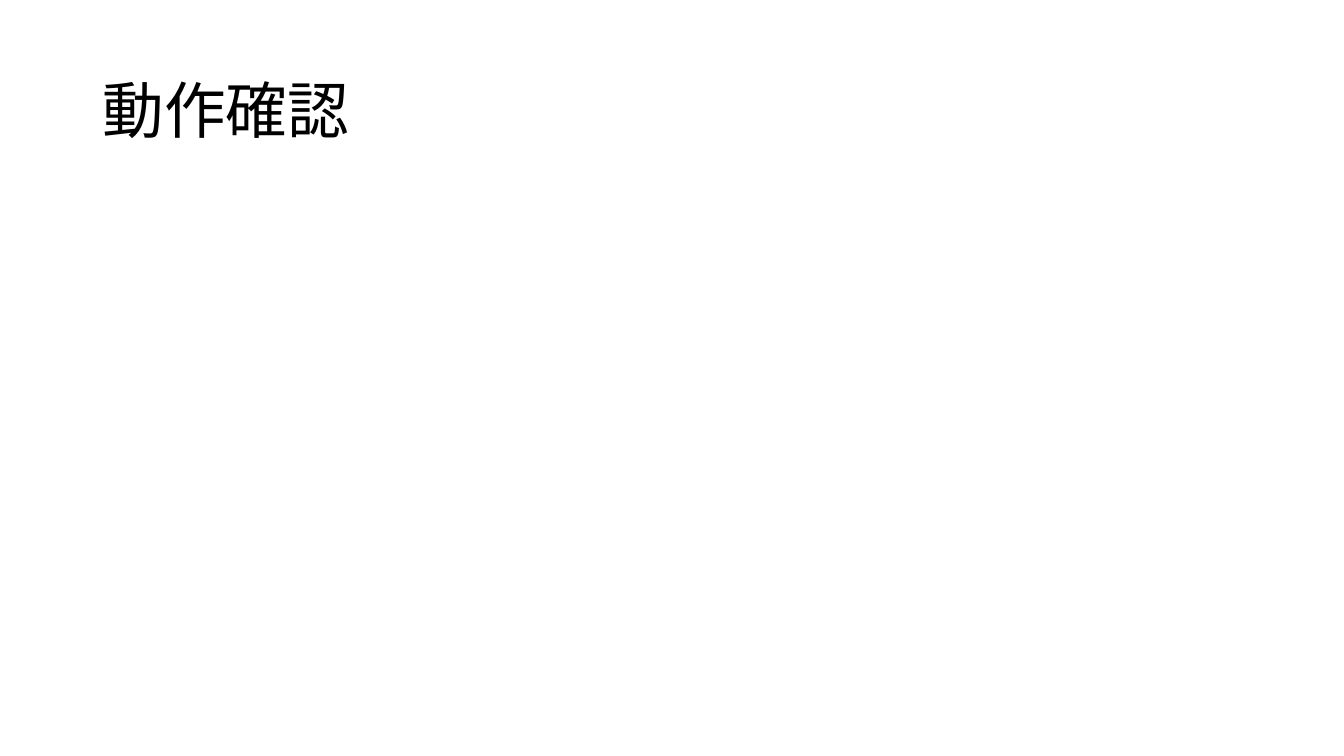
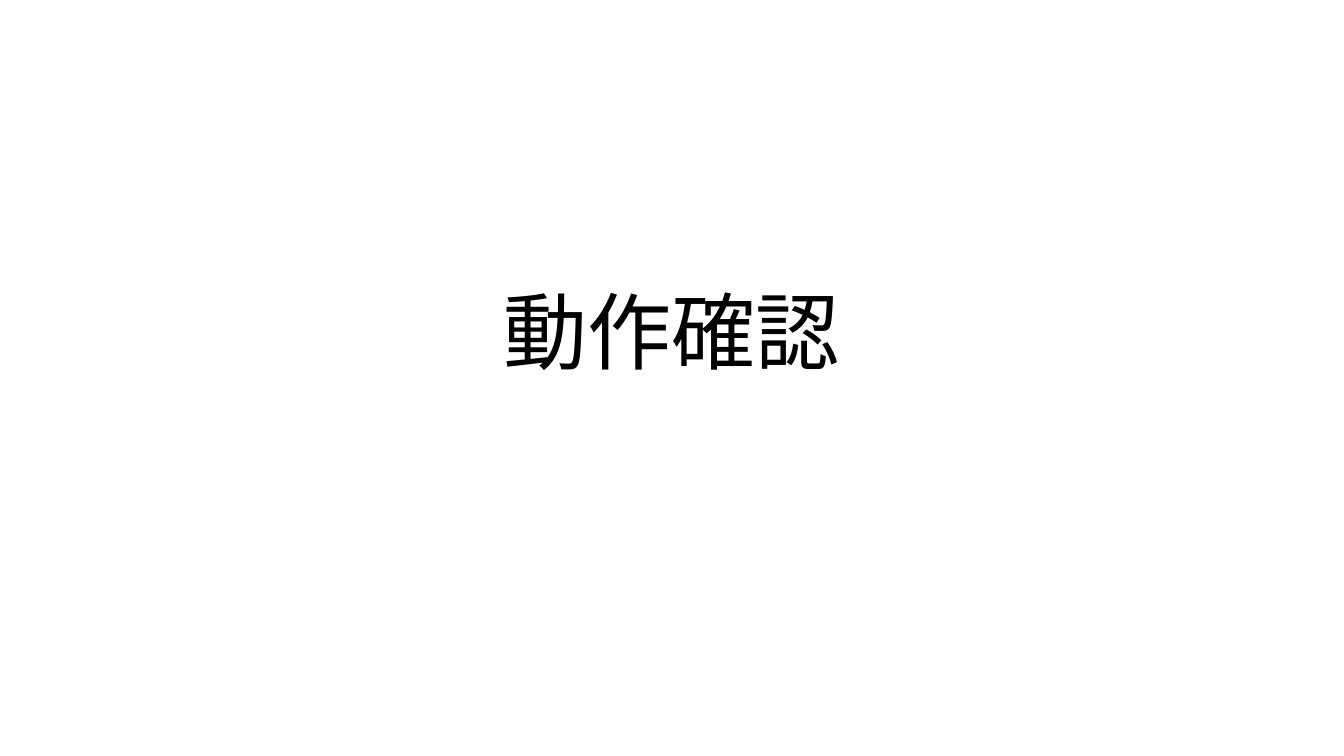
Before and after one commit to ivy239007/UG, a slide deck: slide 9 of プレゼン資料/Webアプリ開発発表資料.pptx (slide 10 before the commit). Drawn at 1344x756 pixels with LibreOffice and Linux fonts; fonts in the diff are those of the drawing. Boxes give left, top, right and bottom in pixels: in the first picture for what was removed or moved away, otherwise in the second. Text is boxed around its words. In the diff, an @@ line names an element or a change of style, - is before the commit and + after.

```diff
--- a/プレゼン資料/Webアプリ開発発表資料.pptx
+++ b/プレゼン資料/Webアプリ開発発表資料.pptx
@@ title "動作確認" moved from (x1=102, y1=81, x2=348, y2=138) to (x1=504, y1=292, x2=840, y2=370) @@
@@ title "動作確認" at (x1=504, y1=292, x2=840, y2=370): size 44 to 60 pt; alignment left to centre; vertical alignment middle to bottom @@
```
Also in this commit, not shown: 1 other slide changed, 3 slides added, 5 slides removed.
